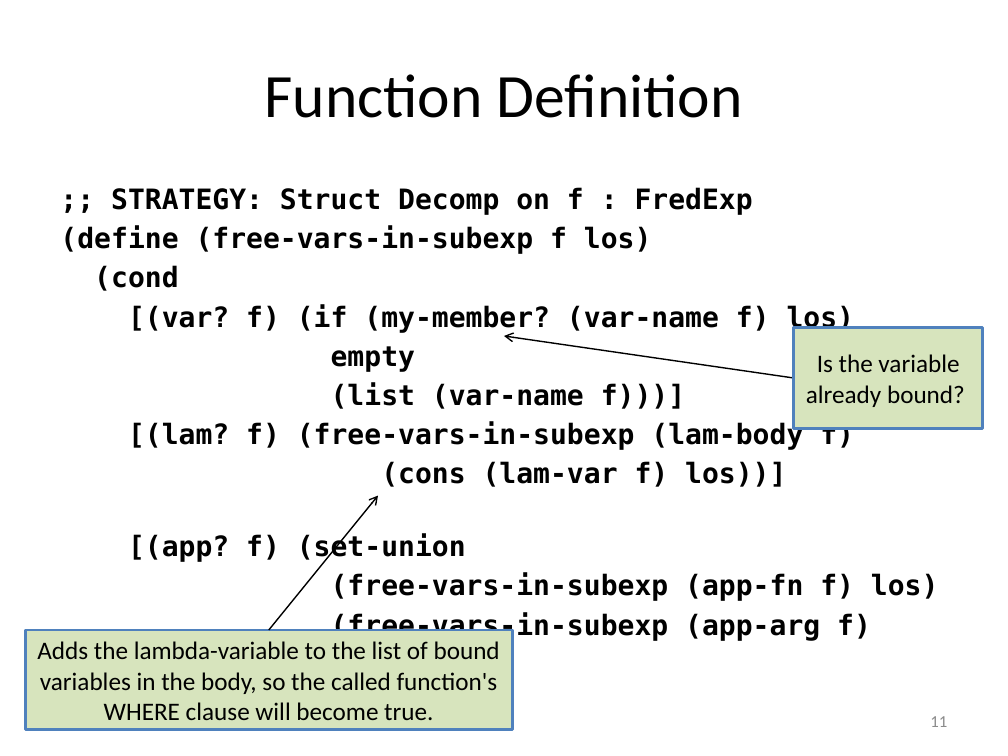
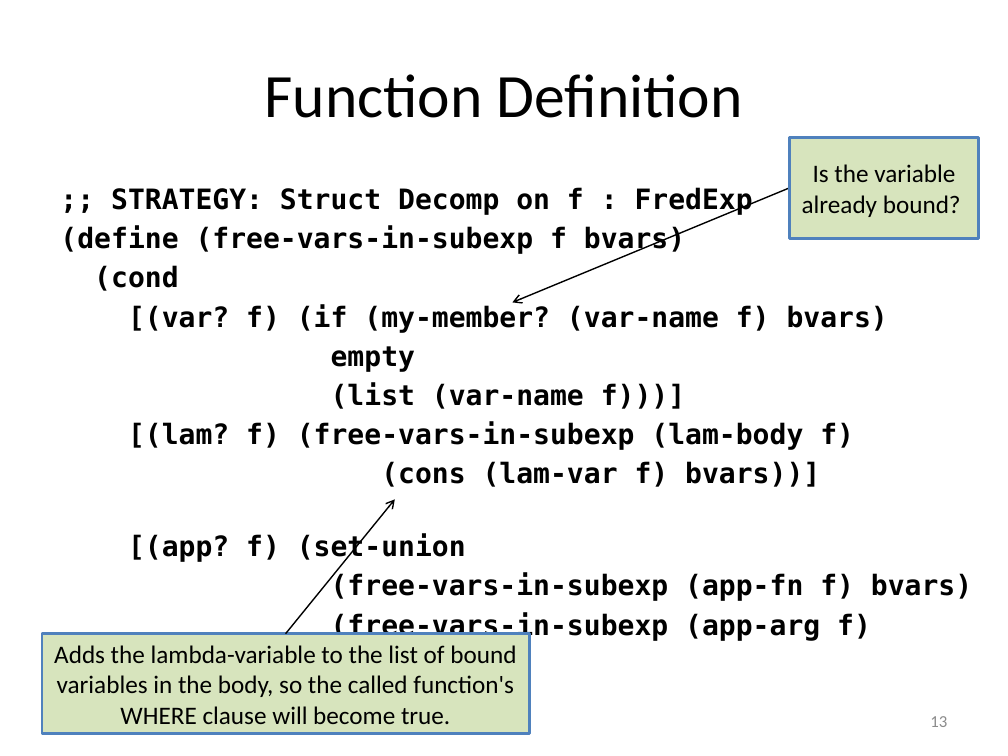
Before and after one commit to mwand/cs5010f16, a slide deck: slide 13 of Slides/Lesson 7.3 Case Study-- Free Variables.pptx (slide 11 before the commit). Drawn at 1008x756 pixels with LibreOffice and Linux fonts; fonts in the diff are those of the drawing. Boxes give left, top, right and bottom in pixels: in the first picture for what was removed or moved away, otherwise in the second. Text is boxed around its words. In the diff, an @@ line names an element or a change of style, - is before the commit and + after.

```diff
--- a/Slides/Lesson 7.3 Case Study-- Free Variables.pptx
+++ b/Slides/Lesson 7.3 Case Study-- Free Variables.pptx
@@ rectangle "Is the variable already bound?": place and size @@
-rectangle "Is the variable already bound?" at [794,328,984,428]
+rectangle "Is the variable already bound?" at [789,137,979,238]
@@ arrow moved from (794, 378) - (504, 336) to (789, 187) - (512, 302) @@
@@ text at [60,226,685,255]: text changed @@
-(define (free-vars-in-subexp f los)
+(define (free-vars-in-subexp f bvars)
@@ text at [128,304,888,333]: text changed @@
-[(var? f) (if (my-member? (var-name f) los)
+[(var? f) (if (my-member? (var-name f) bvars)
@@ text at [381,461,820,487]: text changed @@
-(cons (lam-var f) los))]
+(cons (lam-var f) bvars))]
@@ arrow moved from (269, 630) - (378, 496) to (285, 634) - (395, 499) @@
@@ text at [98,573,972,663]: text changed @@
-(free-vars-in-subexp (app-fn f) los)
-(free-vars-in-subexp (app-arg f) los))]))
+(free-vars-in-subexp (app-fn f) bvars)
+(free-vars-in-subexp (app-arg f) bvars))]))
@@ rectangle "Adds the lambda-variable to the ...": place and size @@
-rectangle "Adds the lambda-variable to the ..." at [25,630,512,730]
+rectangle "Adds the lambda-variable to the ..." at [42,634,529,734]
@@ page number at [930,716,947,727]: text changed @@
-11
+13
```
Also in this commit, not shown: 7 other slides changed, 3 slides added, 4 slides removed, 29 other files.
